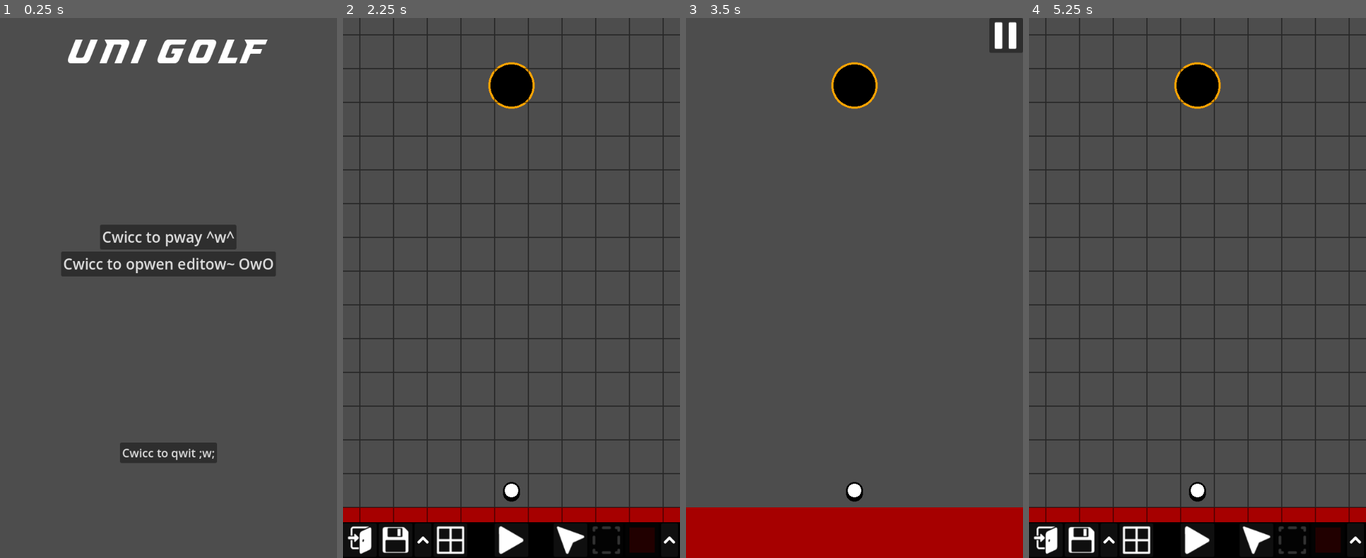
Above: before the commit, frames 1-4 (left to right).
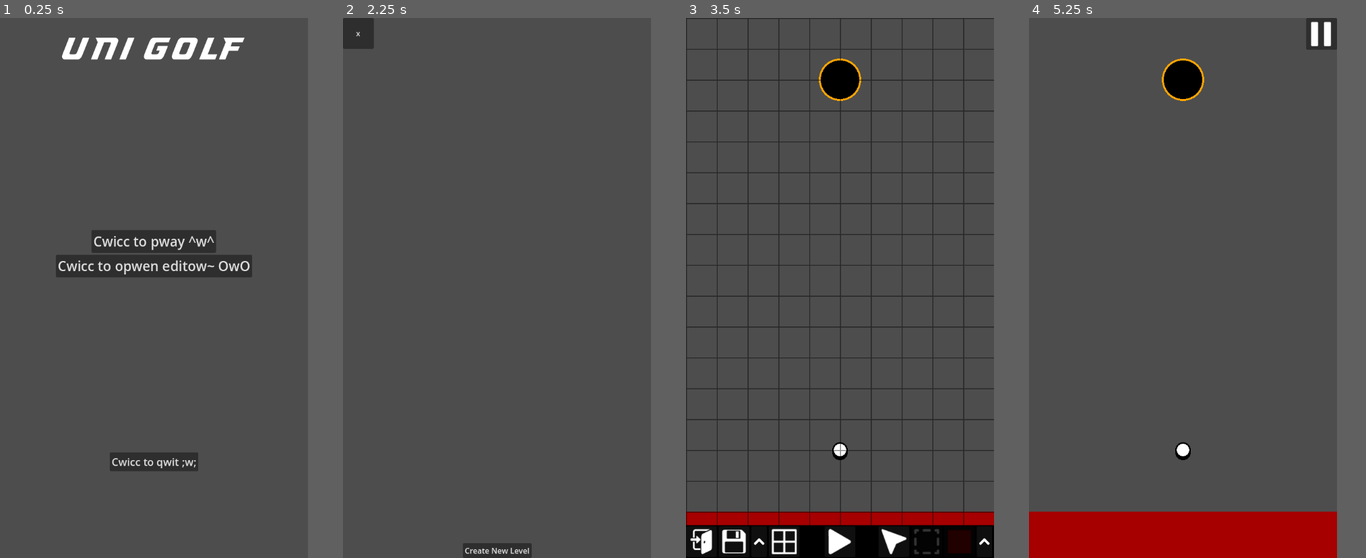
Above: after the commit, the same moments.

Repository: SelfMadeSystem/UniGolf
Game: Godot game, scene res://scenes/MainMenu.tscn
Same seed, same stepped clock (60 frames per second), same inputs: the game is played once before the commit and once after it.
Inputs (mouse positions are in pixels of both pictures, inside the frame that each line leads up to; where the layout moved, square brackets give the same spot in the first picture):
- Up to frame 1 (0.25 s): no input
- Up to frame 2 (2.25 s): click "Cwicc to pway ^w^" at 0.5 s; click "x" at 1.25 s; click "Cwicc to opwen editow~ OwO" at 2 s
- Up to frame 3 (3.5 s): click (854, 552) at 2.75 s, where only the run after the commit has a clickable "Create New Level"
- Up to frame 4 (5.25 s): click (1197, 541) [1349, 34] at 3.5 s; click (1349, 34) [1197, 541] at 4.25 s; click (1197, 541) [1349, 34] at 5 s
The window is 500x800 before the commit and 457x800 after it. Grey fills any space a smaller window leaves; there, only what the larger window draws over its background counts as a difference.

The runs differ from the first frame. In frame 1, 5.5% of the frame differs, in the area x 16-82%, y 3-84%; in frame 2, 18%, in the area x 0-100%, y 0-100%; in frame 3, 13%; in frame 4, 16%.

Commit message:
Made game taller, adjusted grid, added level selector editor menu, probably other things idk

Diff:
--- a/prefabs/node_editor.tscn
+++ b/prefabs/node_editor.tscn
@@ -300,6 +300,7 @@
 grow_vertical = 0
 
 [node name="Name" type="LineEdit" parent="UI/SaveDialogue/SavePanel"]
+unique_name_in_owner = true
 layout_mode = 1
 anchors_preset = -1
 anchor_right = 1.0
--- a/project.godot
+++ b/project.godot
@@ -24,7 +24,7 @@
 [display]
 
 window/size/viewport_width=640
-window/size/viewport_height=1024
+window/size/viewport_height=1120
 window/stretch/mode="viewport"
 window/handheld/orientation=1
 
--- a/scenes/Blank.tscn
+++ b/scenes/Blank.tscn
@@ -23,7 +23,7 @@
 position = Vector2(320, 128)
 
 [node name="StaticBody2D" type="StaticBody2D" parent="."]
-position = Vector2(0, 928)
+position = Vector2(0, 1024)
 physics_material_override = SubResource("PhysicsMaterial_6521y")
 script = ExtResource("4_5erw0")
 width = 640
--- a/scenes/BlankEditor.tscn
+++ b/scenes/BlankEditor.tscn
@@ -22,7 +22,7 @@
 position = Vector2(320, 128)
 
 [node name="StaticBody2D" type="StaticBody2D" parent="."]
-position = Vector2(0, 928)
+position = Vector2(0, 1024)
 physics_material_override = SubResource("PhysicsMaterial_6521y")
 script = ExtResource("4_6jle6")
 width = 640
--- a/scenes/BlankPlaytest.tscn
+++ b/scenes/BlankPlaytest.tscn
@@ -21,7 +21,7 @@
 position = Vector2(320, 128)
 
 [node name="StaticBody2D" type="StaticBody2D" parent="."]
-position = Vector2(0, 928)
+position = Vector2(0, 1024)
 physics_material_override = SubResource("PhysicsMaterial_6521y")
 script = ExtResource("4_d0qpx")
 width = 640
--- a/scenes/LoadLevelMenu.tscn
+++ b/scenes/LoadLevelMenu.tscn
@@ -27,7 +27,7 @@
 offset_bottom = 8.0
 text = "x"
 
-[node name="PlayAll" type="Button" parent="."]
+[node name="BottomButton" type="Button" parent="."]
 layout_mode = 1
 anchors_preset = 7
 anchor_left = 0.5
@@ -42,3 +42,4 @@
 text = "Play All"
 
 [connection signal="pressed" from="Back" to="." method="_on_back_pressed"]
+[connection signal="pressed" from="BottomButton" to="." method="_on_bottom_button_pressed"]
--- a/scripts/game_info.gd
+++ b/scripts/game_info.gd
@@ -39,15 +39,18 @@
 	else:
 		reload_scene()
 
-func change_scene(to: Dictionary):
+func change_scene(to: Dictionary, instant = false):
 	ball_prev_shoot = Vector2()
 	changing_scene = true
-	var tween = get_tree().create_tween()
-	var current = get_tree().current_scene
-	tween.tween_property(current, "global_position", Vector2(-get_viewport().get_visible_rect().size.x * 1.5, 0), 0.5)
-	tween.tween_callback(__into_scene.bind(to))
+	if instant:
+		__into_scene(to, true)
+	else:
+		var tween = get_tree().create_tween()
+		var current = get_tree().current_scene
+		tween.tween_property(current, "global_position", Vector2(-get_viewport().get_visible_rect().size.x * 1.5, 0), 0.5)
+		tween.tween_callback(__into_scene.bind(to))
 
-func __into_scene(to: Dictionary):
+func __into_scene(to: Dictionary, instant = false):
 	ball_prev_shoot = Vector2()
 	get_tree().change_scene_to_packed(current_scene)
 	current_level = to
@@ -57,14 +60,20 @@
 	var a = func():
 		LevelSaver.deserialize_level(current_level)
 		var current = get_tree().current_scene
-		current.global_position = Vector2(get_viewport().get_visible_rect().size.x * 1.5, 0)
-		var tween = get_tree().create_tween()
-		tween.tween_property(current, "global_position", Vector2(0, 0), 0.5)
-		tween.tween_callback(func():
+
+		if !instant:
+			current.global_position = Vector2(get_viewport().get_visible_rect().size.x * 1.5, 0)
+			var tween = get_tree().create_tween()
+			tween.tween_property(current, "global_position", Vector2(0, 0), 0.5)
+			tween.tween_callback(func():
+				changing_scene = false
+				if !editing && ball != null:
+					ball.unfreeze()
+			)
+		else:
 			changing_scene = false
 			if !editing && ball != null:
 				ball.unfreeze()
-		)
 
 		if current_editor != null:
 			current.add_child(current_editor)
@@ -72,7 +81,6 @@
 	a.call_deferred()
 
 func reload_scene():
-	print(GameInfo.current_scene)
 	get_tree().change_scene_to_packed(current_scene)
 	var a = func():
 		LevelSaver.deserialize_level(current_level)
--- a/scripts/load_level_menu.gd
+++ b/scripts/load_level_menu.gd
@@ -1,5 +1,18 @@
 extends Control
 
+@export var set_bottom_button = func(button: Button, maps: Array[Dictionary]):
+	if maps.size() == 0:
+		button.visible = false
+		return
+	var map_pack = MapPack.new("pack", maps)
+	button.connect("pressed", func():
+		GameInfo.map_pack = map_pack
+		GameInfo.change_scene(map_pack.get_map()))
+
+@export var bottom_pressed = func(): pass
+
+@export var button_pressed = func(json):
+	GameInfo.change_scene(json.data)
 
 # Called when the node enters the scene tree for the first time.
 func _ready():
@@ -11,20 +24,15 @@
 			json.parse(FileAccess.get_file_as_string(LevelSaver.SAVE_DIR + "/" + file))
 			button.text = json.data.get("name")
 			maps.append(json.data)
-			button.connect("pressed", _on_button_pressed.bind(json))
+			button.connect("pressed", button_pressed.bind(json))
 			$ListOfLevels.add_child(button)
 
-	if maps.size() > 0:
-		var button = $PlayAll
-		var map_pack = MapPack.new("pack", maps)
-		button.connect("pressed", _on_map_pressed.bind(map_pack))
+	set_bottom_button.call($BottomButton, maps)
 
-func _on_map_pressed(map: MapPack):
-	GameInfo.map_pack = map
-	GameInfo.change_scene(map.get_map())
-
-func _on_button_pressed(json):
-	GameInfo.change_scene(json.data)
 
 func _on_back_pressed():
 	get_tree().change_scene_to_file("res://scenes/MainMenu.tscn")
+
+
+func _on_bottom_button_pressed():
+	bottom_pressed.call()
--- a/scripts/main_menu.gd
+++ b/scripts/main_menu.gd
@@ -1,14 +1,29 @@
 extends Control
 
+var load_level_scene = preload("res://scenes/LoadLevelMenu.tscn")
 
 func _on_play_pressed():
 	GameInfo.current_scene = preload("res://scenes/Blank.tscn")
-	get_tree().change_scene_to_file("res://scenes/LoadLevelMenu.tscn")
+	get_tree().change_scene_to_packed(load_level_scene)
 
 
 func _on_edit_pressed():
-	GameInfo.editing = true
-	get_tree().change_scene_to_file("res://scenes/BlankEditor.tscn")
+	var load_level = load_level_scene.instantiate()
+	load_level.button_pressed = func(json):
+		GameInfo.editing = true
+		GameInfo.current_scene = preload("res://scenes/BlankEditor.tscn")
+		GameInfo.level_name = json.data.name
+		GameInfo.change_scene(json.data, true)
+
+	load_level.set_bottom_button = func(button: Button, _maps):
+		button.text = "Create New Level"
+	load_level.bottom_pressed = func():
+		GameInfo.editing = true
+		# Must use GameInfo.get_tree() or else this lambda will depend on the main menu that no longer exists
+		GameInfo.get_tree().change_scene_to_file("res://scenes/BlankEditor.tscn")
+	get_tree().root.add_child(load_level)
+	get_tree().current_scene = load_level
+	queue_free()
 
 
 func _on_quit_pressed():
--- a/scripts/node_editor.gd
+++ b/scripts/node_editor.gd
@@ -9,7 +9,7 @@
 const MAX_POSITION = Vector2(1024, 1024)
 
 var grid_size = Vector2(64, 64)
-var grid_offset = Vector2(32, 32)
+var grid_offset = Vector2(0, 0)
 
 func set_grid_size(size: Vector2):
 	grid_size = size
@@ -34,6 +34,8 @@
 	GameInfo.node_editor = self
 	get_parent().remove_child.call_deferred(self)
 	GameInfo.add_child.call_deferred(self)
+	%Name.text = GameInfo.level_name
+	($Grid.material as ShaderMaterial).set_shader_parameter("offset", grid_offset)
 
 func get_editing_rect() -> Rect2:
 	return Rect2(editing_node.global_position, Vector2(editing_node.width, editing_node.height)).grow(4)
